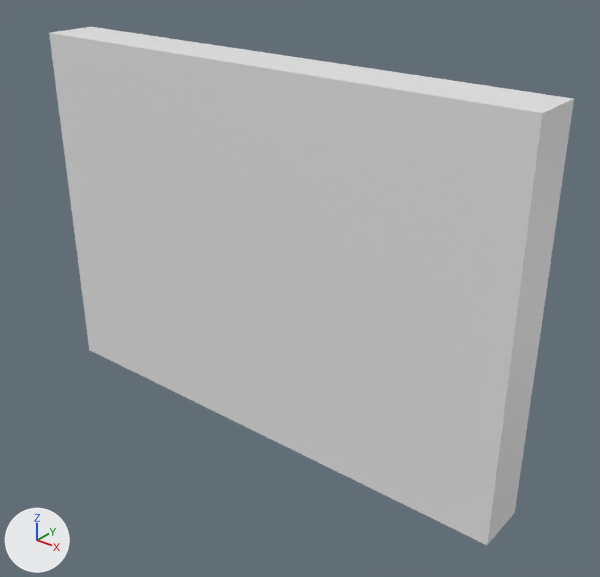
What one commit did to the Blender file 01 - Models/fb_abstract_climbingWall.blend.
Camera for both pictures: a camera (50 mm lens) standing at (9.05, 2.62, 9.55) and looking at (0.69, 13.08, 3.06). Arrows for +X, +Y and +Z are at lower left; the lights stay in place. Materials are left out; every surface is plain grey.

Script lines for the objects in view, before the commit:
```python
me_cube = bpy.data.meshes.new('Cube')
me_cube.from_pydata(...)  # a box spanning x -1.0..1.0, y -1.0..1.0, z -1.0..1.0
me_cube.materials.append(mat_material)
ob_cube = bpy.data.objects.new('Cube', me_cube)
ob_cube.location = (0.0, 13.0, 3.5)
ob_cube.scale = (5.0, 0.5, 3.5)
```
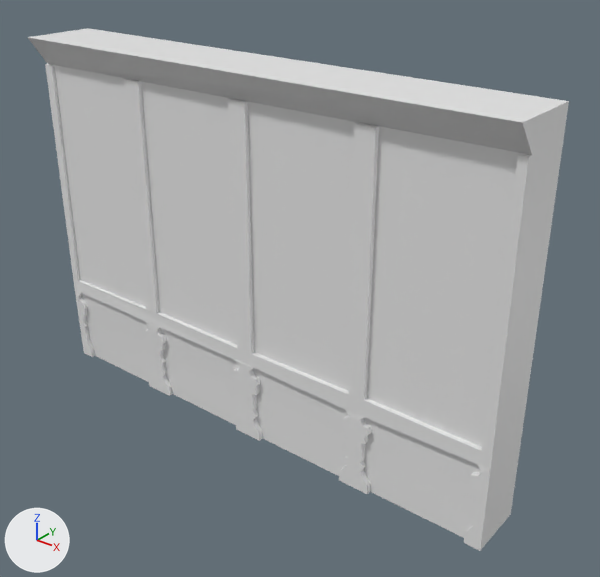
Patch to the scene script:
```diff
--- a/01 - Models/fb_abstract_climbingWall.blend.py
+++ b/01 - Models/fb_abstract_climbingWall.blend.py
@@ me_cube @@
 # used by ob_cube; location = (0.0, 13.0, 3.5); scale = (5.0, 0.5, 3.5)
-me_cube.from_pydata(...)  # 8 vertices, 6 faces; spans x -1.0..1.0, y -1.0..1.0, z -1.0..1.0
+me_cube.from_pydata(...)  # 337 vertices, 219 faces; spans x -1.0..1.0, y -1.82..1.0, z -1.0..1.0
+# me_cube part 1: 2 vertices removed from x -1.0..1.0, y -1.0, z 1.0; 331 vertices added at x -1.0..1.0, y -1.82..-1.0, z -1.0..1.0
@@ ob_cube @@
 ob_cube = bpy.data.objects.new('Cube', me_cube)
-ob_cube.location = (0.0, 13.0, 3.5)
+ob_cube.location = (-0.05, 12.95, 3.47)
 ob_cube.scale = (5.0, 0.5, 3.5)
```

Changed parts and their boxes (x1, y1, x2, y2) in the pictures (600 x 577 px):
'Cube', reshaped, moved
    before: (49, 27, 574, 545)
    after: (28, 28, 569, 551)
